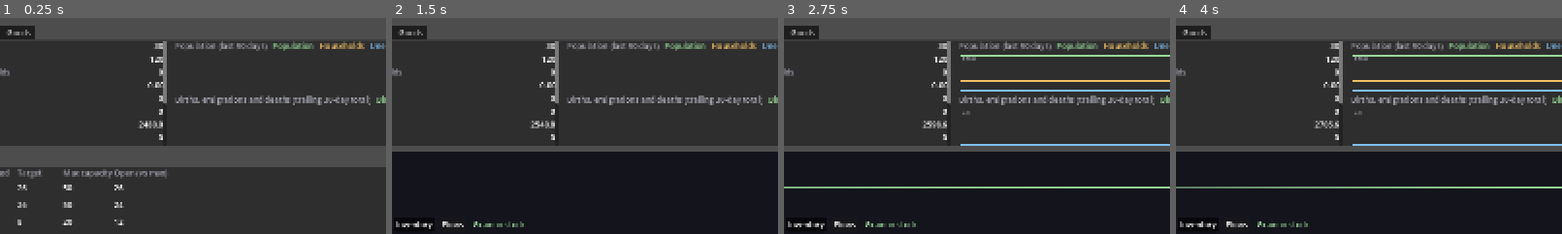
Above: before the commit, frames 1-4 (left to right).
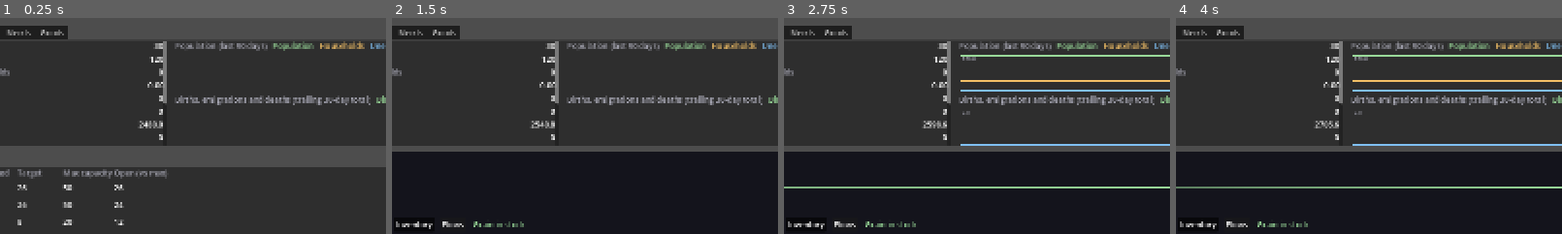
Above: after the commit, the same moments.

Repository: forsman5/sitka
Game: Godot game, scene res://scenes/sim/he_dashboard.tscn
The game is run twice, just before and just after one commit, with the same random seed, the same clock (stepped at 60 frames per second) and the same inputs. This scene is started directly instead of the project's main scene.
Inputs:
- Up to frame 1 (0.25 s): no input
- Up to frame 2 (1.5 s): click "Farm" at 0.5 s; click "Woodlot" at 1.25 s
- Up to frame 3 (2.75 s): click "Trader" at 2 s
- Up to frame 4 (4 s): click "Cattle Ranch" at 2.75 s; click "Sheep Farm" at 3.5 s
The pictures show only the part of the screen within x 12-62%, y 4-54%; the shares and areas given below are measured in that part.

The runs differ from the first frame. In frame 1, 0.6% of the frame differs, in the area x 2-18%, y 3-10%; in frame 2, 0.6%; in frame 3, 0.6%; in frame 4, 0.6%.

Commit message:
Add Needs tab and need detail view to household economy dashboard
Co-Authored-By: Claude Sonnet 5.5 <noreply@anthropic.com>

Diff:
--- a/scripts/sim/household_economy/he_dashboard.gd
+++ b/scripts/sim/household_economy/he_dashboard.gd
@@ -14,6 +14,12 @@
 const HESparkline = preload("res://scripts/sim/household_economy/he_sparkline.gd")
 const Commodity = preload("res://scripts/sim/records/commodity.gd")
 
+const HENeeds = preload("res://scripts/sim/household_economy/data/he_needs.gd")
+const HENeed = preload("res://scripts/sim/household_economy/records/he_need.gd")
+
+## Row order of the Needs tab.
+const NEEDS_TAB_ORDER := [HENeed.Id.HEAT, HENeed.Id.FOOD, HENeed.Id.CLOTHING]
+const NEED_UNMET_COLOR := Color(0.9, 0.35, 0.35)
 const SEED := 4242
 const SECONDS_PER_DAY_AT_1X := 1.0
 const WAGE_TOOLTIP := "A business paying above the reference wage grows (green); one paying below shrinks (red)."
@@ -166,6 +172,13 @@
 ## User toggle for the market chart's "Requested" series -- see
 ## _add_market_detail_chart.
 var _market_chart_export_appetite := false
+## -1 means no need is selected; otherwise a HENeed.Id whose detail panel is
+## stacked over the household list like the market and household panels.
+var _selected_need_id: int = -1
+var _need_detail_panel: PanelContainer
+var _need_detail_title: Label
+var _need_detail_content: VBoxContainer
+var _need_labels: Dictionary = {} # HENeed.Id -> {"met","unmet","unmet_demand"} Labels on the Needs tab
 var _selected_household_id: int = -1
 var _household_detail_panel: PanelContainer
 var _household_detail_title: Label
@@ -236,6 +249,9 @@
 	_selected_market_commodity = -1
 	if _market_detail_panel != null:
 		_market_detail_panel.visible = false
+	_selected_need_id = -1
+	if _need_detail_panel != null:
+		_need_detail_panel.visible = false
 	_selected_household_id = -1
 	if _household_detail_panel != null:
 		_household_detail_panel.visible = false
@@ -289,6 +305,8 @@
 	top_tabs.add_child(business_scroll)
 	_business_list = VBoxContainer.new()
 	business_scroll.add_child(_business_list)
+
+	_build_needs_tab(top_tabs)
 
 	var goods_scroll := ScrollContainer.new()
 	goods_scroll.name = "Goods"
@@ -561,6 +579,34 @@
 	_market_detail_content.add_theme_constant_override("separation", 6)
 	market_scroll.add_child(_market_detail_content)
 
+	_need_detail_panel = PanelContainer.new()
+	_need_detail_panel.set_anchors_preset(Control.PRESET_FULL_RECT)
+	_need_detail_panel.add_theme_stylebox_override("panel", detail_panel_style.duplicate())
+	_need_detail_panel.visible = false
+	content_area.add_child(_need_detail_panel)
+	var need_detail_box := VBoxContainer.new()
+	_need_detail_panel.add_child(need_detail_box)
+	var need_title_bar := HBoxContainer.new()
+	need_detail_box.add_child(need_title_bar)
+	_need_detail_title = Label.new()
+	_need_detail_title.add_theme_font_size_override("font_size", 16)
+	need_title_bar.add_child(_need_detail_title)
+	var need_title_spacer := Control.new()
+	need_title_spacer.size_flags_horizontal = Control.SIZE_EXPAND_FILL
+	need_title_bar.add_child(need_title_spacer)
+	var need_close := Button.new()
+	need_close.text = "X"
+	need_close.tooltip_text = "Close (back to household list)"
+	need_close.pressed.connect(_on_need_detail_close_pressed)
+	need_title_bar.add_child(need_close)
+	var need_scroll := ScrollContainer.new()
+	need_scroll.size_flags_vertical = Control.SIZE_EXPAND_FILL
+	need_detail_box.add_child(need_scroll)
+	_need_detail_content = VBoxContainer.new()
+	_need_detail_content.size_flags_horizontal = Control.SIZE_EXPAND_FILL
+	_need_detail_content.add_theme_constant_override("separation", 6)
+	need_scroll.add_child(_need_detail_content)
+
 	_household_detail_panel = PanelContainer.new()
 	_household_detail_panel.set_anchors_preset(Control.PRESET_FULL_RECT)
 	_household_detail_panel.add_theme_stylebox_override("panel", detail_panel_style.duplicate())
@@ -750,6 +796,8 @@
 	_business_detail_panel.visible = false
 	_selected_market_commodity = -1
 	_market_detail_panel.visible = false
+	_selected_need_id = -1
+	_need_detail_panel.visible = false
 	_selected_household_id = household_id
 	_household_detail_panel.visible = true
 	_refresh_household_detail()
@@ -827,6 +875,8 @@
 func _on_business_row_selected(business_id: int) -> void:
 	_selected_market_commodity = -1
 	_market_detail_panel.visible = false
+	_selected_need_id = -1
+	_need_detail_panel.visible = false
 	_selected_household_id = -1
 	_household_detail_panel.visible = false
 	_selected_business_id = business_id
@@ -887,11 +937,134 @@
 	_simulation.set_trader_export_enabled(business_id, commodity, enabled)
 	_refresh()
 
+## Needs tab (just before Goods): one row per household need, in the order
+## the player thinks of them. Clicking a name opens that need's detail panel.
+func _build_needs_tab(top_tabs: TabContainer) -> void:
+	var scroll := ScrollContainer.new()
+	scroll.name = "Needs"
+	scroll.horizontal_scroll_mode = ScrollContainer.SCROLL_MODE_DISABLED
+	top_tabs.add_child(scroll)
+	var grid := GridContainer.new()
+	grid.columns = 4
+	grid.size_flags_horizontal = Control.SIZE_EXPAND_FILL
+	scroll.add_child(grid)
+	for col_label in ["Need", "Households met", "Households unmet", "Demand unmet"]:
+		var header := Label.new()
+		header.text = col_label
+		header.add_theme_color_override("font_color", Color(0.65, 0.65, 0.7))
+		grid.add_child(header)
+	for need_id in NEEDS_TAB_ORDER:
+		var need := HENeeds.get_need(need_id)
+		var name_button := Button.new()
+		name_button.text = need.label
+		name_button.flat = true
+		name_button.alignment = HORIZONTAL_ALIGNMENT_LEFT
+		name_button.custom_minimum_size = Vector2(90, 20)
+		name_button.pressed.connect(_on_need_row_selected.bind(need_id))
+		grid.add_child(name_button)
+		var labels := {}
+		for key in ["met", "unmet", "unmet_demand"]:
+			var value_label := Label.new()
+			value_label.custom_minimum_size = Vector2(130, 0)
+			value_label.add_theme_color_override("font_color", Color(0.6, 0.75, 0.9))
+			grid.add_child(value_label)
+			labels[key] = value_label
+		_need_labels[need_id] = labels
+
+func _refresh_needs_tab() -> void:
+	for need_id in _need_labels.keys():
+		var detail := _simulation.get_need_detail(need_id, 0)
+		var labels: Dictionary = _need_labels[need_id]
+		(labels["met"] as Label).text = "%d" % detail["households_met"]
+		(labels["unmet"] as Label).text = "%d" % detail["households_unmet"]
+		(labels["unmet_demand"] as Label).text = "%.1f" % detail["unmet"]
+
+func _on_need_row_selected(need_id: int) -> void:
+	_selected_business_id = -1
+	_business_detail_panel.visible = false
+	_selected_market_commodity = -1
+	_market_detail_panel.visible = false
+	_selected_household_id = -1
+	_household_detail_panel.visible = false
+	_selected_need_id = need_id
+	_need_detail_panel.visible = true
+	_refresh_need_detail()
+
+func _on_need_detail_close_pressed() -> void:
+	_selected_need_id = -1
+	_need_detail_panel.visible = false
+
+## Rebuilt every refresh, like the market detail. Reports households meeting
+## vs missing the need, the stress/emigration risk (food only -- the other
+## needs don't feed the lifecycle engine yet), and a chart of demand met per
+## satisfier against demand left unmet.
+func _refresh_need_detail() -> void:
+	if _selected_need_id == -1:
+		return
+	var detail := _simulation.get_need_detail(_selected_need_id, HEMarket.SUPPLY_DEMAND_HISTORY_WINDOW_DAYS)
+	_need_detail_title.text = "%s need" % detail["label"]
+	for child in _need_detail_content.get_children():
+		_need_detail_content.remove_child(child)
+		child.queue_free()
+
+	var household_count: int = detail["households_met"] + detail["households_unmet"]
+	_add_need_detail_line("Households satisfying this need: %d of %d  |  unable to: %d" % [
+		detail["households_met"], household_count, detail["households_unmet"]])
+	if detail["drives_lifecycle"]:
+		_add_need_detail_line("Stress among unsatisfied households: %.2f (0-1)  |  with migration pressure: %d  |  at risk of emigrating: %d (%.0f%% of households)" % [
+			detail["avg_stress_unmet"], detail["households_with_migration_pressure"],
+			detail["households_emigration_candidates"], detail["emigration_likelihood"] * 100.0])
+	else:
+		_add_need_detail_line("Stress and emigration: not modelled -- only food shortfalls currently cause stress or emigration.")
+
+	var required: float = detail["required"]
+	_add_need_detail_line("Demand today: %.2f need units" % required)
+	for name in detail["met_by"].keys():
+		_add_need_detail_line("   Met by %s: %.2f (%s)" % [name, detail["met_by"][name], _percent_of(detail["met_by"][name], required)])
+	_add_need_detail_line("   Unmet: %.2f (%s)" % [detail["unmet"], _percent_of(detail["unmet"], required)])
+
+	var series: Array = []
+	var header := HBoxContainer.new()
+	header.add_theme_constant_override("separation", 12)
+	_need_detail_content.add_child(header)
+	var title := Label.new()
+	title.text = "Demand met and unmet (last %d days)" % HEMarket.SUPPLY_DEMAND_HISTORY_WINDOW_DAYS
+	title.add_theme_color_override("font_color", Color(0.65, 0.65, 0.7))
+	header.add_child(title)
+	var index := 0
+	for name in detail["met_history"].keys():
+		series.append({"name": name, "values": detail["met_history"][name], "color": HESparkline.color_for_series(index)})
+		index += 1
+	series.append({"name": "Unmet", "values": detail["unmet_history"], "color": NEED_UNMET_COLOR})
+	for entry in series:
+		var legend := Label.new()
+		legend.text = entry["name"]
+		legend.add_theme_color_override("font_color", entry["color"])
+		header.add_child(legend)
+	var chart := HESparkline.new()
+	chart.custom_minimum_size = Vector2(0, 80)
+	chart.show_max_label = true
+	chart.set_series(series)
+	_need_detail_content.add_child(chart)
+
+func _percent_of(part: float, whole: float) -> String:
+	return "%.0f%%" % (part / whole * 100.0) if whole > 0.0 else "-"
+
+func _add_need_detail_line(value: String) -> void:
+	var label := Label.new()
+	label.text = value
+	label.autowrap_mode = TextServer.AUTOWRAP_WORD_SMART
+	_need_detail_content.add_child(label)
+
 func _on_market_row_selected(commodity: int) -> void:
 	_selected_business_id = -1
 	_business_detail_panel.visible = false
+	_selected_need_id = -1
+	_need_detail_panel.visible = false
 	_selected_household_id = -1
 	_household_detail_panel.visible = false
+	_selected_need_id = -1
+	_need_detail_panel.visible = false
 	_selected_market_commodity = commodity
 	_market_detail_panel.visible = true
 	_refresh_market_detail()
@@ -1714,6 +1887,8 @@
 		(labels["funded"] as Label).text = "%.1f" % clearing.get("total_requested_funded", 0.0)
 		(labels["traded"] as Label).text = "%.1f" % clearing.get("quantity_traded", 0.0)
 	_refresh_market_detail()
+	_refresh_needs_tab()
+	_refresh_need_detail()
 
 	for report in _simulation.get_business_reports():
 		var row: Dictionary = _business_rows.get(report["business_id"], {})
--- a/scripts/sim/household_economy/he_simulation.gd
+++ b/scripts/sim/household_economy/he_simulation.gd
@@ -1128,6 +1128,9 @@
 		"consumed": {},
 		"unmet_scarcity": {},
 		"unmet_unaffordable": {},
+		# need id -> {required, provided, met_by: {good name: need units},
+		# households_met, households_unmet} -- see _consume_need.
+		"needs": {},
 		"traded_quantity": {},
 		"exported": {},
 		"export_revenue": 0.0,
@@ -1466,6 +1469,76 @@
 	var target := float(h.headcount()) * need.per_person_daily * TARGET_BUFFER_DAYS
 	return maxf(0.0, target - need.held(h)) / need.value_of(commodity)
 
+## A household whose need shortfall is below this counts as having met it.
+const NEED_MET_EPSILON := 0.0001
+
+## Today's picture of one need across the settlement, for the Needs detail
+## view: how many households met or missed it, the stress and emigration
+## risk among them, the demand met by each satisfier (need units) versus the
+## demand left unmet, plus `days` of daily history. Only needs flagged
+## drives_lifecycle (food) feed stress and emigration -- check
+## "drives_lifecycle" before presenting those fields for any other need.
+func get_need_detail(need_id: int, days: int = 90, settlement_id: int = -1) -> Dictionary:
+	var need := HENeeds.get_need(need_id)
+	assert(need != null, "Unknown need id %d" % need_id)
+	var s: HESettlement = settlements[_resolve_settlement_id(settlement_id)]
+	var met := 0
+	var unmet := 0
+	var unmet_stress_total := 0.0
+	var pressure := 0
+	var starving := 0
+	var required := 0.0
+	var provided := 0.0
+	var met_by := {}
+	for c in need.satisfiers():
+		met_by[Commodity.name_of(c)] = 0.0
+	for household_id in s.household_ids:
+		var h: HEHousehold = households[household_id]
+		var h_required: float = h.last_need_required.get(need.id, 0.0)
+		var h_provided: float = h.last_need_provided.get(need.id, 0.0)
+		required += h_required
+		provided += h_provided
+		for c in need.satisfiers():
+			met_by[Commodity.name_of(c)] += h.last_consumed.get(c, 0.0) * need.value_of(c)
+		if h_required - h_provided > NEED_MET_EPSILON:
+			unmet += 1
+			unmet_stress_total += h.demographics.food_stress
+		else:
+			met += 1
+		if h.demographics.has_migration_pressure:
+			pressure += 1
+		if h.demographics.is_starvation_candidate():
+			starving += 1
+
+	var met_history := {}
+	for c in need.satisfiers():
+		met_history[Commodity.name_of(c)] = []
+	var unmet_history: Array = []
+	for record in get_daily_history(days):
+		var entry: Dictionary = record["needs"].get(need.id, {})
+		for name in met_history.keys():
+			met_history[name].append(entry.get("met_by", {}).get(name, 0.0))
+		unmet_history.append(maxf(0.0, entry.get("required", 0.0) - entry.get("provided", 0.0)))
+
+	var household_count := met + unmet
+	return {
+		"id": need.id,
+		"label": need.label,
+		"drives_lifecycle": need.drives_lifecycle,
+		"households_met": met,
+		"households_unmet": unmet,
+		"required": required,
+		"provided": provided,
+		"unmet": maxf(0.0, required - provided),
+		"met_by": met_by,
+		"avg_stress_unmet": (unmet_stress_total / unmet) if unmet > 0 else 0.0,
+		"households_with_migration_pressure": pressure,
+		"households_emigration_candidates": starving,
+		"emigration_likelihood": (float(starving) / household_count) if household_count > 0 else 0.0,
+		"met_history": met_history,
+		"unmet_history": unmet_history,
+	}
+
 ## Consume owned goods -> update household stress/outcomes, purely from
 ## each household's OWN inventory. Only needs flagged drives_lifecycle (food)
 ## drive food_stress/migration-pressure/starvation-candidacy (everything
@@ -1493,10 +1566,20 @@
 	if shortfall_units > 0.0001:
 		_accumulate(h.last_unmet_scarcity, need.baseline, shortfall_units)
 
+	var need_record: Dictionary = record["needs"].get_or_add(need.id, {
+		"required": 0.0, "provided": 0.0, "met_by": {}, "households_met": 0, "households_unmet": 0})
+	need_record["required"] += needed
+	need_record["provided"] += provided
+	if needed - provided > NEED_MET_EPSILON:
+		need_record["households_unmet"] += 1
+	else:
+		need_record["households_met"] += 1
+
 	for c in need.satisfiers():
 		var taken: float = burned.get(c, 0.0)
 		h.last_consumed[c] = taken
 		var name := Commodity.name_of(c)
+		need_record["met_by"][name] = need_record["met_by"].get(name, 0.0) + taken * need.value_of(c)
 		record["consumed"][name] = record["consumed"].get(name, 0.0) + taken
 		record["unmet_scarcity"][name] = record["unmet_scarcity"].get(name, 0.0) + h.last_unmet_scarcity.get(c, 0.0)
 		record["unmet_unaffordable"][name] = record["unmet_unaffordable"].get(name, 0.0) + h.last_unmet_unaffordable.get(c, 0.0)
